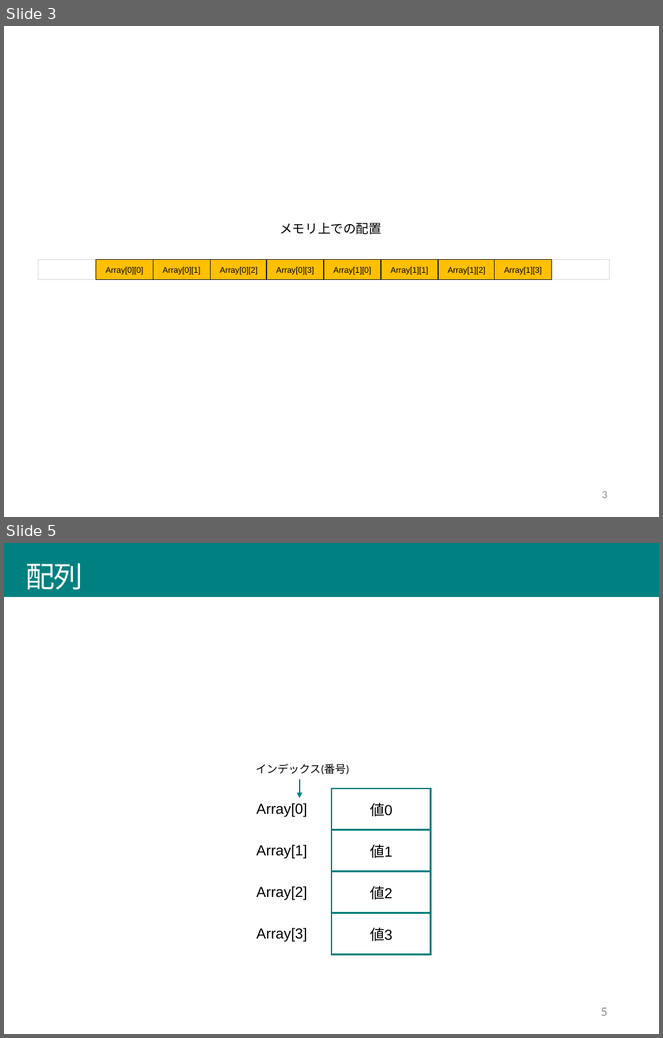
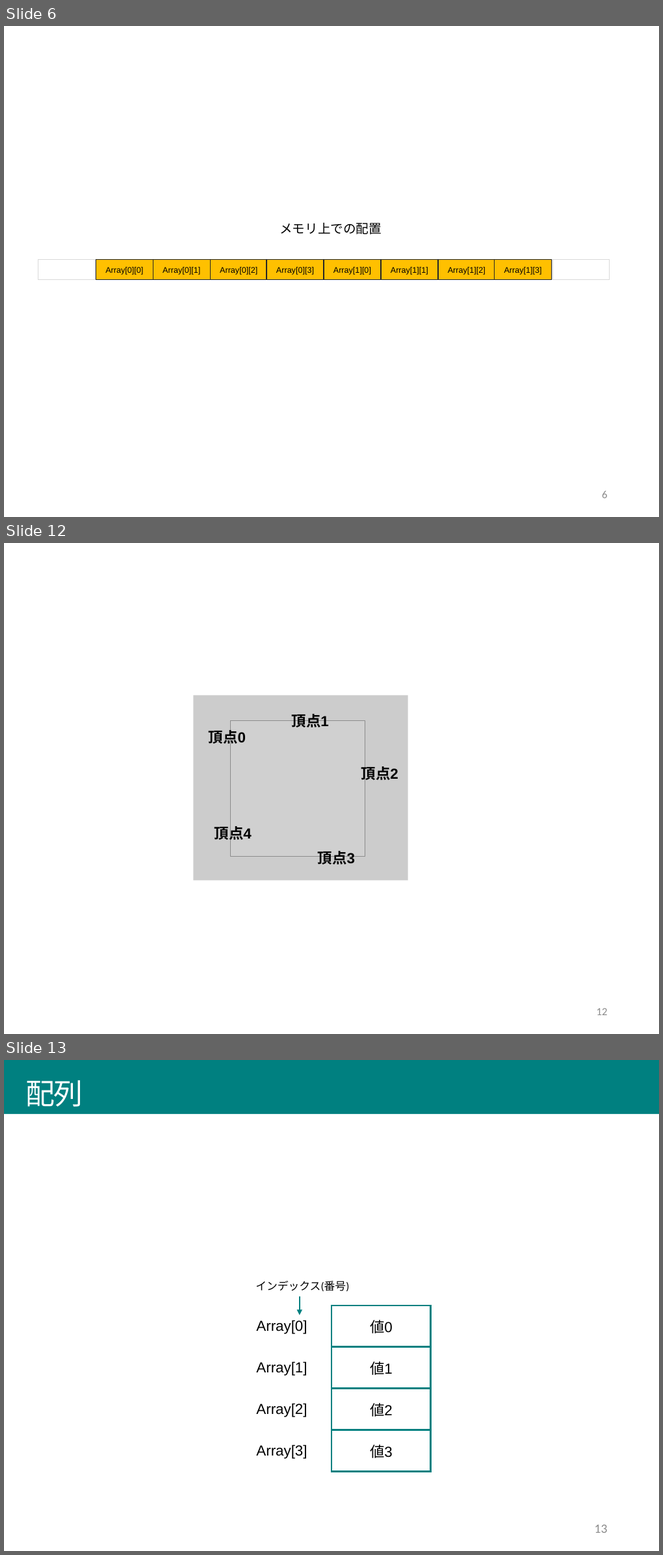
Before and after one commit to afukushimagit/afukushimagit.github.io, a slide deck: images/array/sozai.pptx. Shown one above the other, each under a label of ours: slides 3 and 5 before the commit, slides 6, 12 and 13 after it; the slides between them are not shown. The pictures are 663x1038 and 663x1555 pixels, drawn with LibreOffice and Linux fonts; fonts in the diff are those of the drawing; grey boxes stand for pictures. Boxes give left, top, right and bottom in pixels: in the first picture for what was removed or moved away, otherwise in the second. Text is boxed around its words. In the diff, an @@ line names an element or a change of style, - is before the commit and + after.

```diff
--- a/images/array/sozai.pptx
+++ b/images/array/sozai.pptx
@@ slide 12 added at bbox=[4, 543, 659, 1034], background #FFFFFF @@
@@ rectangle added at bbox=[193, 695, 408, 880], fill #CCCCCC @@
@@ text added at bbox=[292, 714, 329, 728], 16 pt, text #000000, bold @@
+頂点1
@@ text added at bbox=[209, 728, 246, 746], 16 pt, text #000000, bold @@
+頂点0
@@ picture added at bbox=[231, 720, 365, 856] @@
@@ text added at bbox=[362, 764, 399, 782], 16 pt, text #000000, bold @@
+頂点2
@@ text added at bbox=[215, 824, 252, 842], 16 pt, text #000000, bold @@
+頂点4
@@ text added at bbox=[318, 851, 355, 865], 16 pt, text #000000, bold @@
+頂点3
@@ page number added at bbox=[597, 1008, 608, 1016], 12 pt, text #8C8C8C @@
+12
@@ what was slide 3 is now slide 6 @@
@@ page number at bbox=[602, 491, 607, 499]: text changed @@
-3
+6
@@ what was slide 5 is now slide 13 @@
@@ page number at bbox=[595, 1525, 608, 1533]: text changed @@
-5
+13
```
Also in this commit, not shown: 1 slide changed, 7 other slides added, 32 other files.
